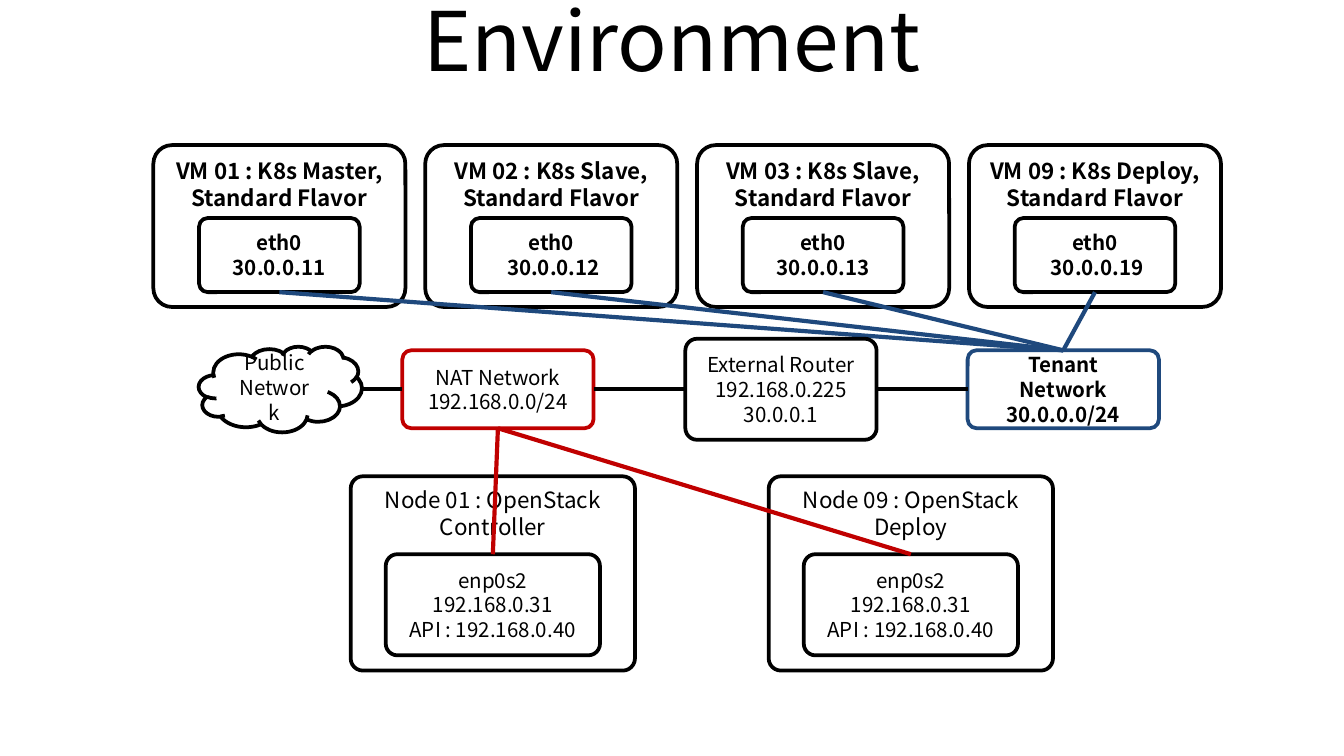
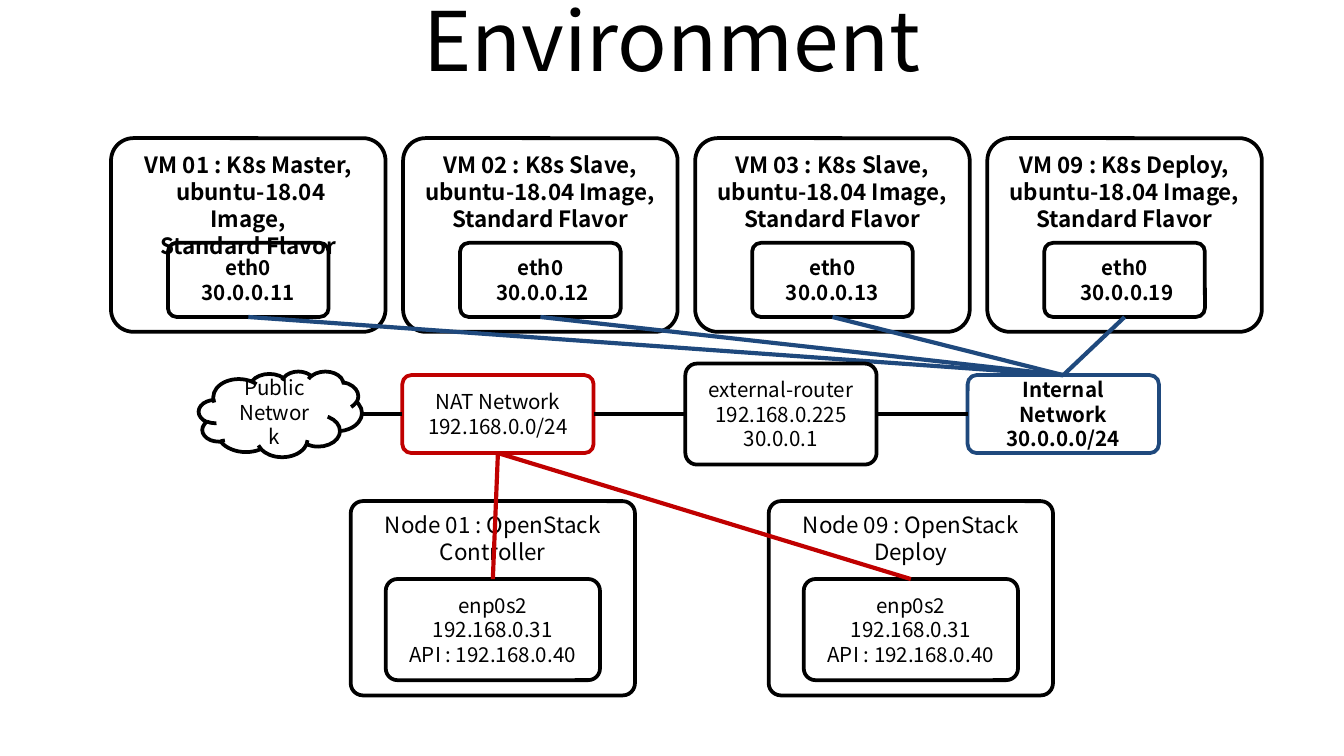
Before and after one commit to ssup2/blog-old, a slide deck: slide 1 of images/record/OpenStack_Terraform_Practice_Kubernetes/OpenStack_Terraform_Kubernetes.pptx. Drawn at 1344x756 pixels with LibreOffice and Linux fonts; fonts in the diff are those of the drawing. Boxes give left, top, right and bottom in pixels: in the first picture for what was removed or moved away, otherwise in the second. Text is boxed around its words. In the diff, an @@ line names an element or a change of style, - is before the commit and + after.

```diff
--- a/images/record/OpenStack_Terraform_Practice_Kubernetes/OpenStack_Terraform_Kubernetes.pptx
+++ b/images/record/OpenStack_Terraform_Practice_Kubernetes/OpenStack_Terraform_Kubernetes.pptx
@@ rounded rectangle "VM 01 : K8s Master,": place and size @@
-rounded rectangle "VM 01 : K8s Master," at [153, 145, 406, 306]
+rounded rectangle "VM 01 : K8s Master," at [112, 138, 386, 332]
@@ rounded rectangle "VM 02 : K8s Slave,": place and size @@
-rounded rectangle "VM 02 : K8s Slave," at [425, 145, 677, 306]
+rounded rectangle "VM 02 : K8s Slave," at [403, 138, 677, 332]
@@ rounded rectangle "VM 03 : K8s Slave,": place and size @@
-rounded rectangle "VM 03 : K8s Slave," at [698, 145, 950, 306]
+rounded rectangle "VM 03 : K8s Slave," at [695, 138, 969, 332]
@@ rounded rectangle "VM 09 : K8s Deploy,": place and size @@
-rounded rectangle "VM 09 : K8s Deploy," at [969, 145, 1222, 306]
+rounded rectangle "VM 09 : K8s Deploy," at [988, 138, 1262, 332]
@@ text in rounded rectangle at [145, 156, 351, 259]: text changed @@
-VM 01 : K8s Master, Standard Flavor
+VM 01 : K8s Master,
+ubuntu-18.04 Image,
+Standard Flavor
@@ text in rounded rectangle at [425, 182, 655, 206]: paragraph added @@
+ubuntu-18.04 Image,
@@ text in rounded rectangle at [717, 182, 947, 206]: paragraph added @@
+ubuntu-18.04 Image,
@@ text in rounded rectangle at [1010, 182, 1239, 206]: paragraph added @@
+ubuntu-18.04 Image,
@@ rounded rectangle "eth0": place and size @@
-rounded rectangle "eth0" at [199, 218, 360, 292]
+rounded rectangle "eth0" at [168, 243, 329, 317]
@@ rounded rectangle "eth0": place and size @@
-rounded rectangle "eth0" at [470, 218, 632, 292]
+rounded rectangle "eth0" at [460, 243, 621, 317]
@@ rounded rectangle "eth0": place and size @@
-rounded rectangle "eth0" at [743, 218, 905, 292]
+rounded rectangle "eth0" at [753, 243, 914, 317]
@@ rounded rectangle "eth0": place and size @@
-rounded rectangle "eth0" at [1015, 218, 1176, 292]
+rounded rectangle "eth0" at [1044, 243, 1206, 317]
@@ line moved from (280, 292) - (1063, 351) to (249, 317) - (1063, 375) @@
@@ line moved from (551, 292) - (1063, 351) to (540, 317) - (1063, 375) @@
@@ line moved from (823, 292) - (1063, 351) to (832, 317) - (1063, 375) @@
@@ line moved from (1095, 292) - (1063, 351) to (1125, 317) - (1063, 375) @@
@@ text in rounded rectangle at [709, 380, 853, 398]: text changed @@
-External Router
+external-router
@@ text in rounded rectangle at [1019, 377, 1107, 423]: text changed @@
-Tenant Network
+Internal Network
@@ 7 rounded rectangles, 5 lines, 1 cloud: place and size @@
-7 rounded rectangles, 5 lines, 1 cloud at [199, 339, 1159, 671]
+7 rounded rectangles, 5 lines, 1 cloud at [199, 364, 1159, 696]
```
Also in this commit, not shown: 3 other files.
